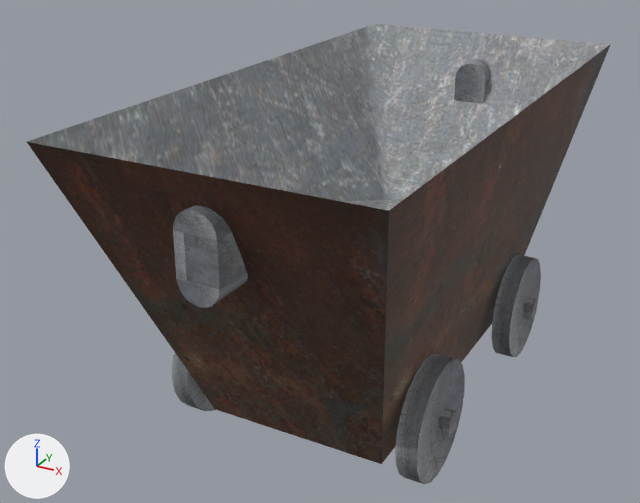
An edit to the OBJ model EndlessRunner/assets/Models/Data/Minecart.obj, drawn before and after from the same camera.
Camera for both pictures: a camera (50 mm lens) standing at (2.96, -6.32, 4.3) and looking at (-0.4, -0.22, 1.25). Arrows for +X, +Y and +Z are at lower left; the lights stay in place. Where no turn or scale is listed for an object, it has been applied to the vertices. Vertices at the same position are counted once.

The older version as bpy lines, for what is in view:
```python
me_polysurface24 = bpy.data.meshes.new('polySurface24')
me_polysurface24.from_pydata(...)  # 1754 vertices, 1958 faces; spans x -1.25..1.25, y -2.49..2.59, z 0.0..2.69
me_polysurface24.materials.append(mat_initialshadinggroup)  # picture img_minecart_png
ob_polysurface24 = bpy.data.objects.new('polySurface24', me_polysurface24)
ob_polysurface24.location = (0.0, 0.0, 0.0)
```
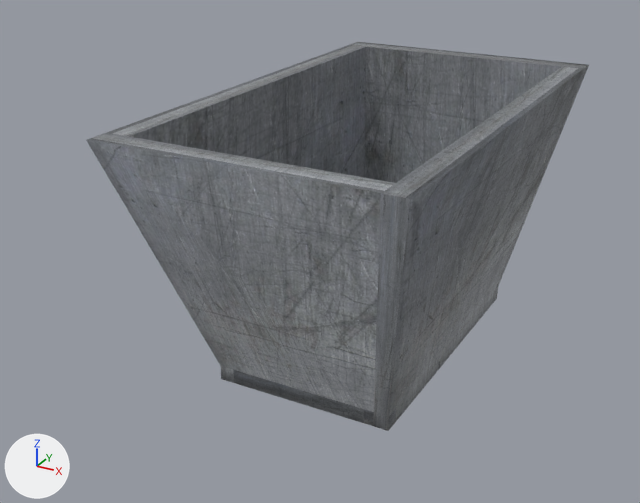
Changed parts and their boxes (x1, y1, x2, y2) in the pictures (640 x 503 px):
'polySurface24', reshaped (14% narrower, 15% shorter): before (27, 24, 611, 484); after (86, 42, 589, 431)
part 1 of me_polysurface24, rebuilt (14% narrower, 12% shorter): before (27, 24, 611, 464); after (86, 42, 589, 431)
part 2 of me_polysurface24, deleted: before (172, 59, 541, 484)

Patch to the scene script:
```diff
--- a/EndlessRunner/assets/Models/Data/Minecart.obj.py
+++ b/EndlessRunner/assets/Models/Data/Minecart.obj.py
@@ me_polysurface24 @@
 # used by ob_polysurface24; location = (0.0, 0.0, 0.0)
-me_polysurface24.from_pydata(...)  # 1754 vertices, 1958 faces; spans x -1.25..1.25, y -2.49..2.59, z 0.0..2.69
+me_polysurface24.from_pydata(...)  # 48 vertices, 50 faces; spans x -1.19..1.19, y -2.03..2.03, z 0.44..2.59
+# me_polysurface24 part 1: the loose piece of 1136 vertices spanning x -1.25..1.25, y -2.49..2.59, z 0.2..2.69 is rebuilt with 48 vertices and now spans x -1.19..1.19, y -2.03..2.03, z 0.44..2.59
+# me_polysurface24 part 2: 20 loose pieces with 618 vertices, spanning x -1.16..1.16, y -2.46..2.56, z 0.0..2.46, are deleted
+# me_polysurface24 part 3: the surface is now shaded smooth
 me_polysurface24.materials.append(mat_initialshadinggroup)
```
